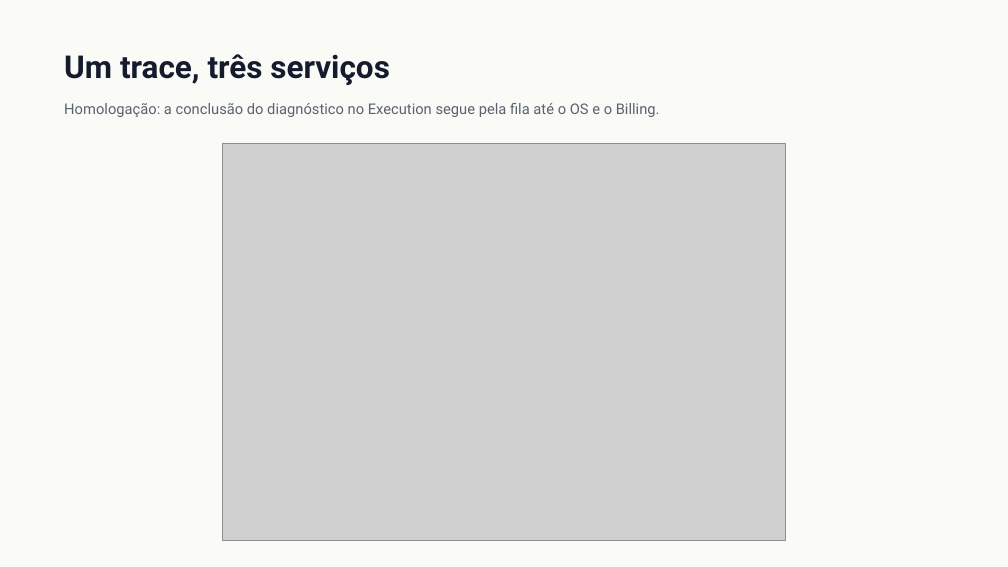
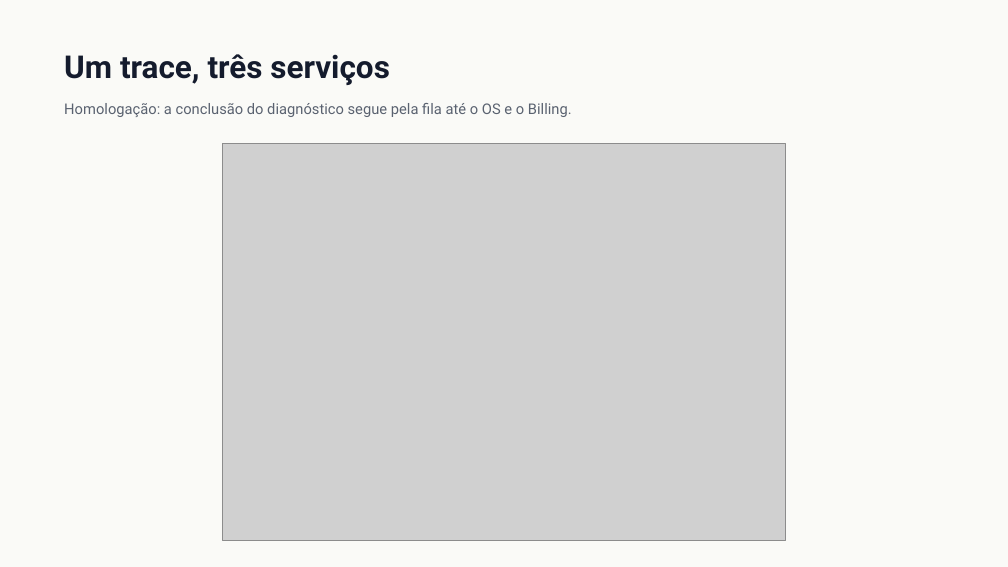
Before and after one commit to Guilherme-Fumagali/tech-challenge-1, a slide deck: slide 16 of docs/tech-challenge-4/apresentacao.pptx. Drawn at 1008x567 pixels with LibreOffice and Linux fonts; fonts in the diff are those of the drawing; grey boxes stand for pictures. Boxes give left, top, right and bottom in pixels: in the first picture for what was removed or moved away, otherwise in the second. Text is boxed around its words. In the diff, an @@ line names an element or a change of style, - is before the commit and + after.

```diff
--- a/docs/tech-challenge-4/apresentacao.pptx
+++ b/docs/tech-challenge-4/apresentacao.pptx
@@ text at [64, 103, 572, 117]: text changed @@
-Homologação: a conclusão do diagnóstico no Execution segue pela fila até o OS e o Billing.
+Homologação: a conclusão do diagnóstico segue pela fila até o OS e o Billing.
```
Also in this commit, not shown: 8 other slides changed, 8 slides added, 8 slides removed, 1 other file.
